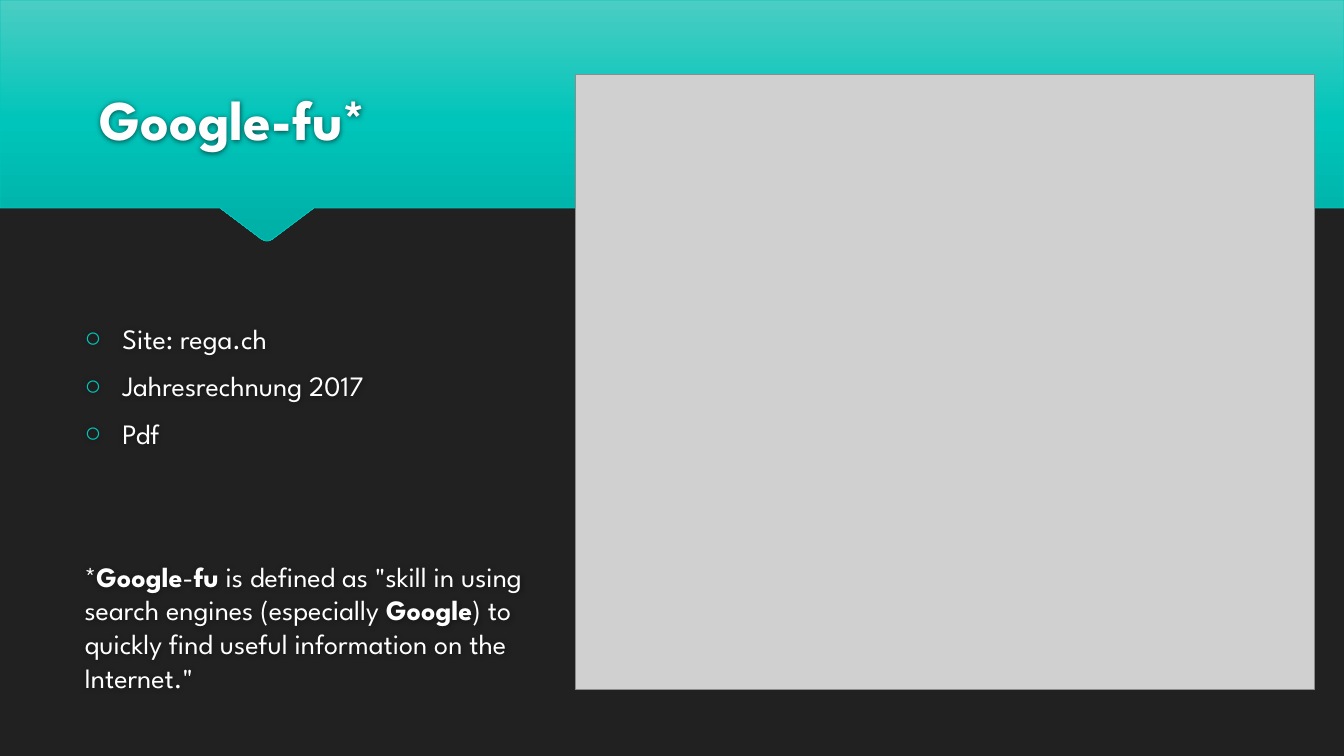
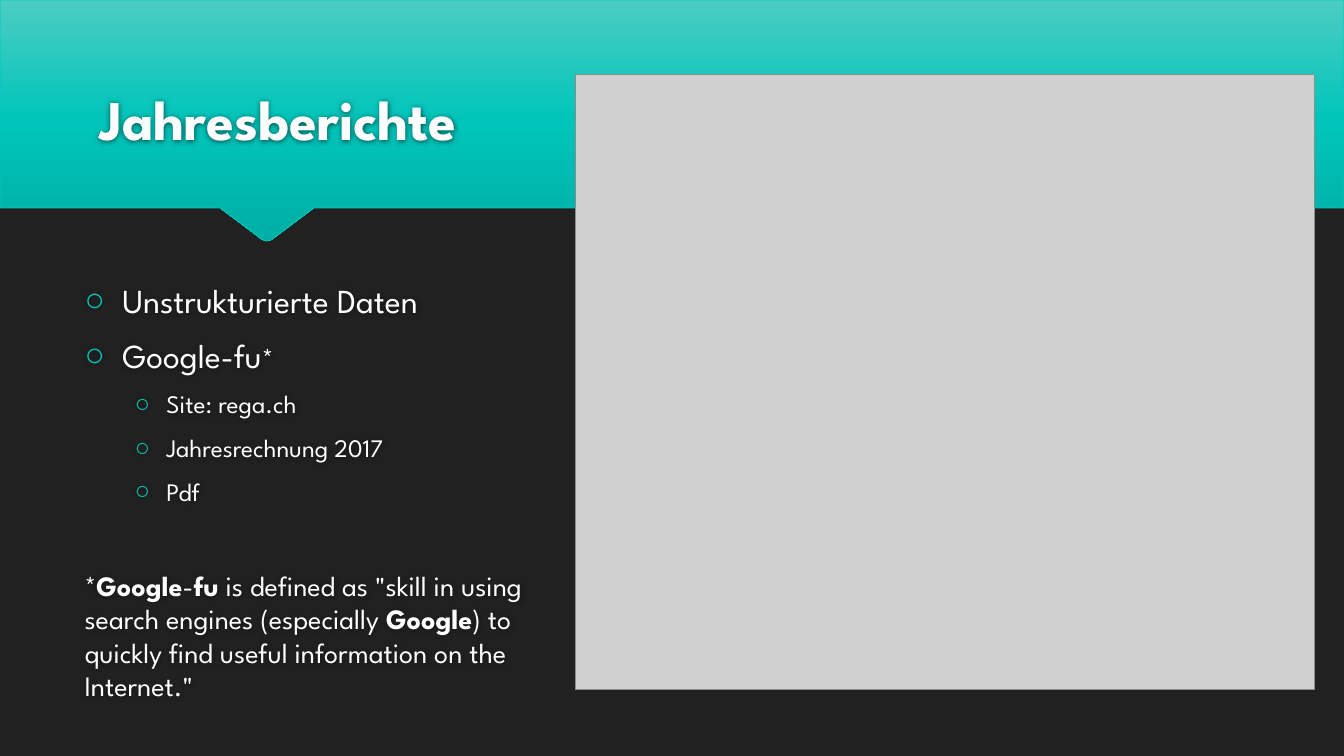
Before and after one commit to benwasd/baernhaeckt18, a slide deck: slide 7 of Foundation Tracker.pptx (slide 5 before the commit). Drawn at 1344x756 pixels with LibreOffice and Linux fonts; fonts in the diff are those of the drawing; grey boxes stand for pictures. Boxes give left, top, right and bottom in pixels: in the first picture for what was removed or moved away, otherwise in the second. Text is boxed around its words. In the diff, an @@ line names an element or a change of style, - is before the commit and + after.

```diff
--- a/Foundation Tracker.pptx
+++ b/Foundation Tracker.pptx
@@ title at <box>99,101,456,143</box>: text changed @@
-Google-fu*
+Jahresberichte
@@ text at <box>122,290,418,376</box>: paragraphs added @@
+○ Unstrukturierte Daten
+○ Google-fu*
@@ text at <box>166,395,383,502</box>: size 20 to 18 pt in "Site: rega.ch", "Jahresrechnung 2017", "Pdf"; list level 1 to 2 in "Site: rega.ch"; list level 1 to 2 in "Jahresrechnung 2017"; list level 1 to 2 in "Pdf" @@
```
Also in this commit, not shown: 5 other slides changed, 2 slides added.
